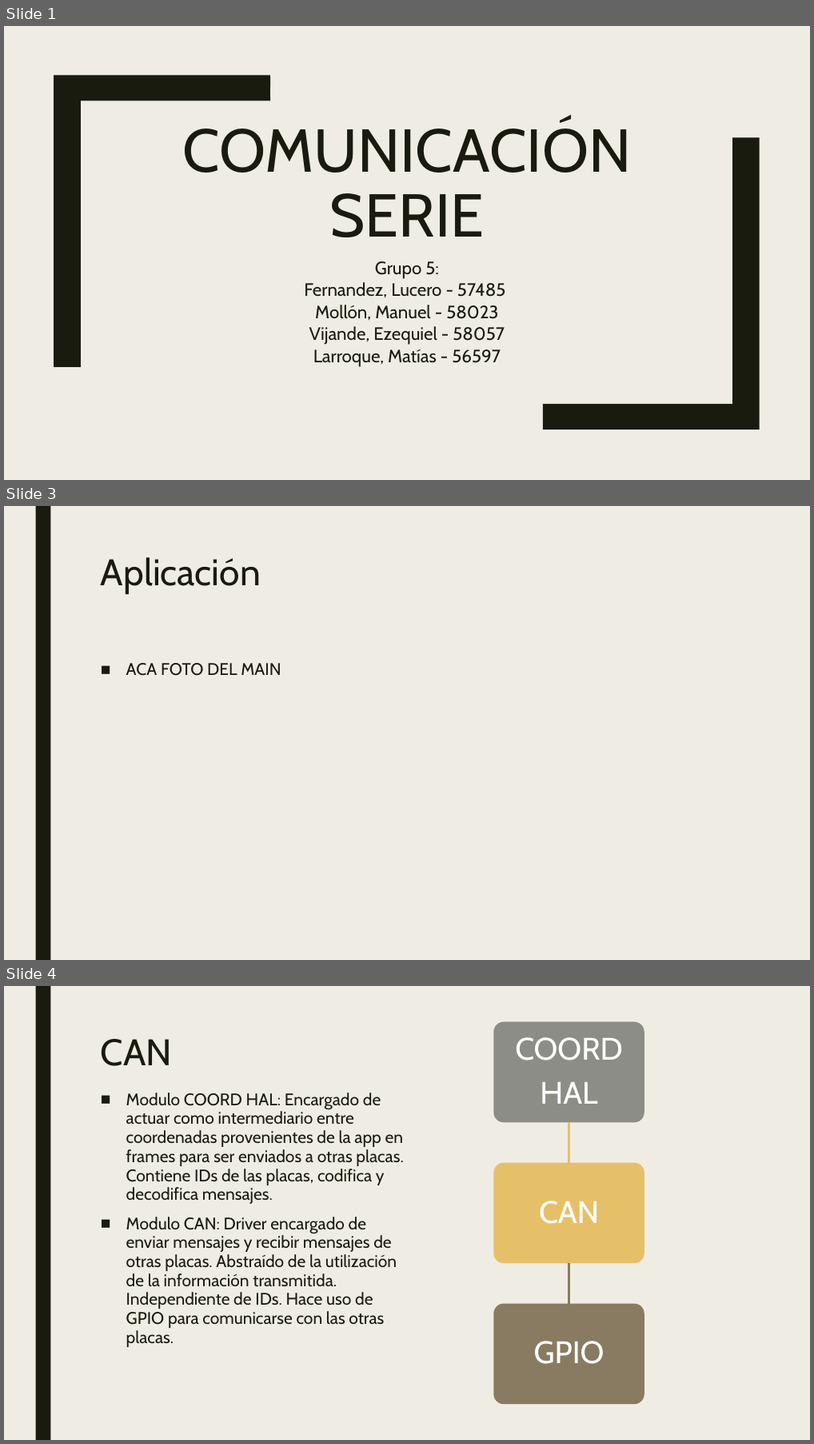
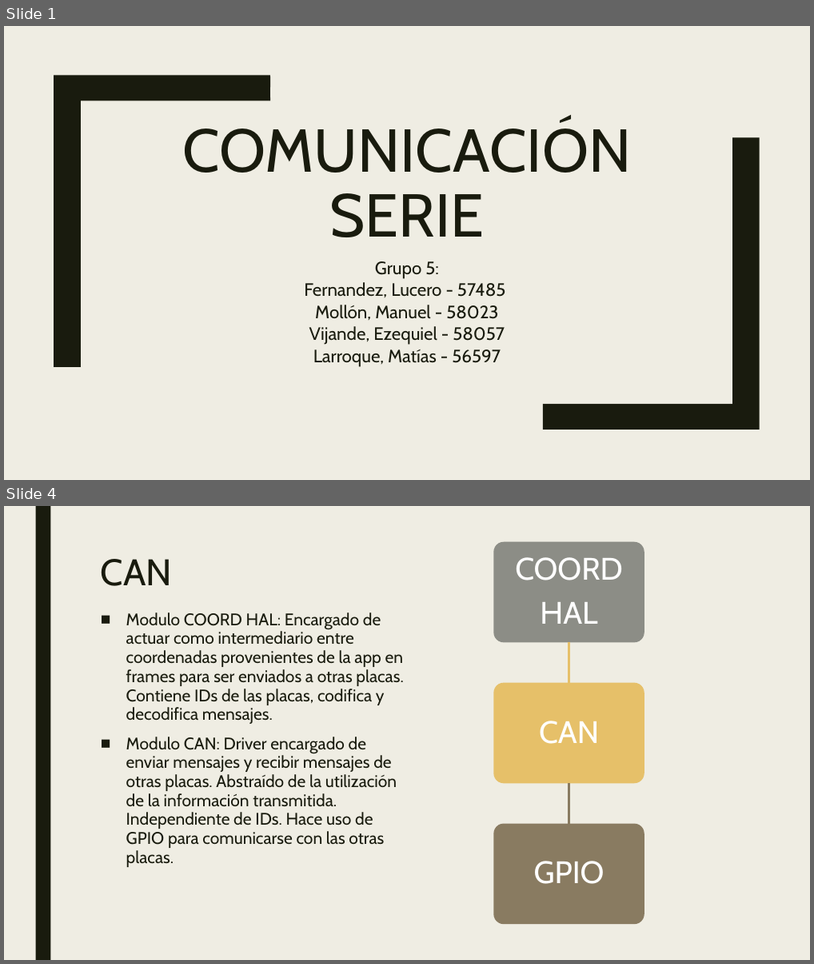
Before and after one commit to mlarroque/TP2-LABmicros, a slide deck: PPT/Comunicación serie.pptx. Shown one above the other, each under a label of ours: slides 1, 3 and 4 before the commit, slides 1 and 4 after it; the slides between them are not shown. The pictures are 814x1444 and 814x964 pixels, drawn with LibreOffice and Linux fonts; fonts in the diff are those of the drawing. Boxes give left, top, right and bottom in pixels: in the first picture for what was removed or moved away, otherwise in the second. Text is boxed around its words. In the diff, an @@ line names an element or a change of style, - is before the commit and + after.

```diff
--- a/PPT/Comunicación serie.pptx
+++ b/PPT/Comunicación serie.pptx
@@ slide 3 removed at bbox=[4, 506, 810, 960], background #EFEDE3; not listed: 1 template element that a slide beside it also shows @@
@@ title removed at bbox=[101, 557, 261, 594] @@
-Aplicación
@@ text removed at bbox=[126, 663, 281, 676] @@
-■ ACA FOTO DEL MAIN
```
Also in this commit, not shown: 1 slide changed, 3 slides added, 1 other slide removed, 2 other files.
